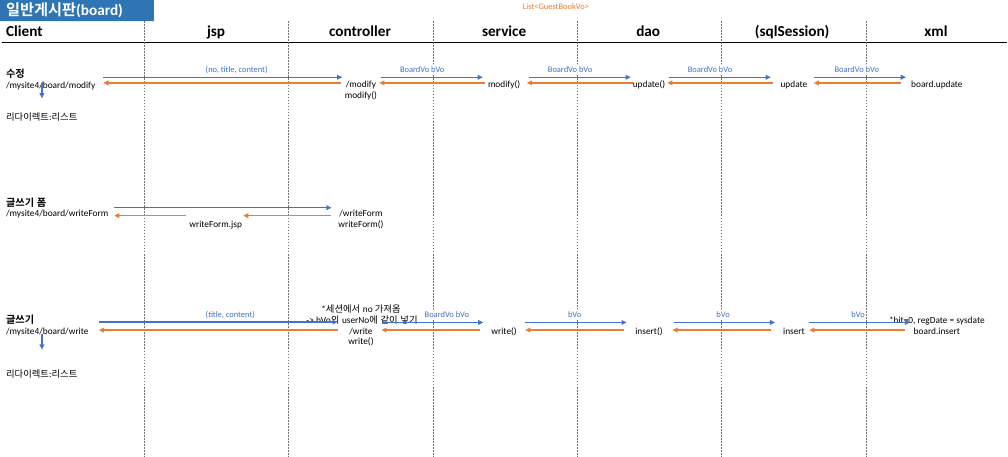
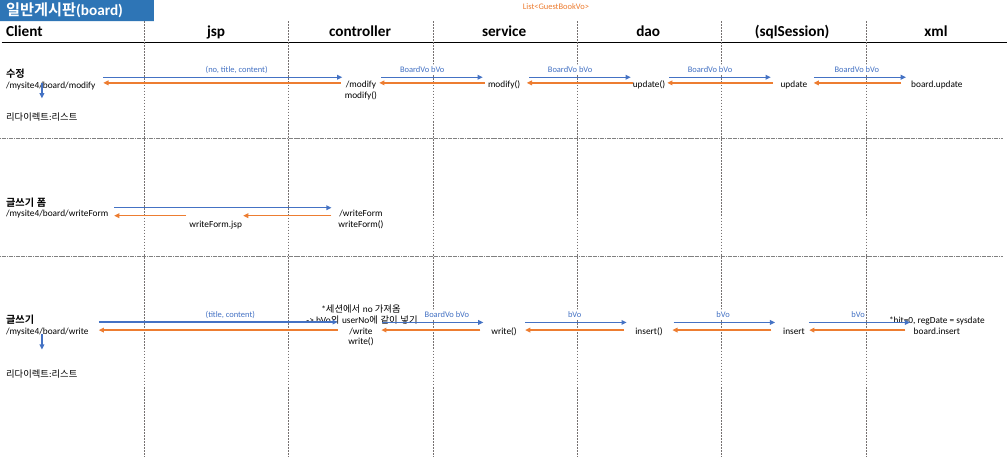
Before and after one commit to hyejuna/mysite4, a slide deck: slide 5 of mysite4_sequencediagram(전체).pptx (slide 6 before the commit). Drawn at 1008x457 pixels with LibreOffice and Linux fonts; fonts in the diff are those of the drawing. Boxes give left, top, right and bottom in pixels: in the first picture for what was removed or moved away, otherwise in the second. Text is boxed around its words. In the diff, an @@ line names an element or a change of style, - is before the commit and + after.

```diff
--- a/mysite4_sequencediagram(전체).pptx
+++ b/mysite4_sequencediagram(전체).pptx
@@ line added from (0, 139) to (1004, 139), #808080 0.5 pt dashed @@
@@ line added from (0, 257) to (1004, 257), #808080 0.5 pt dashed @@
```
Also in this commit, not shown: 7 slides removed.
